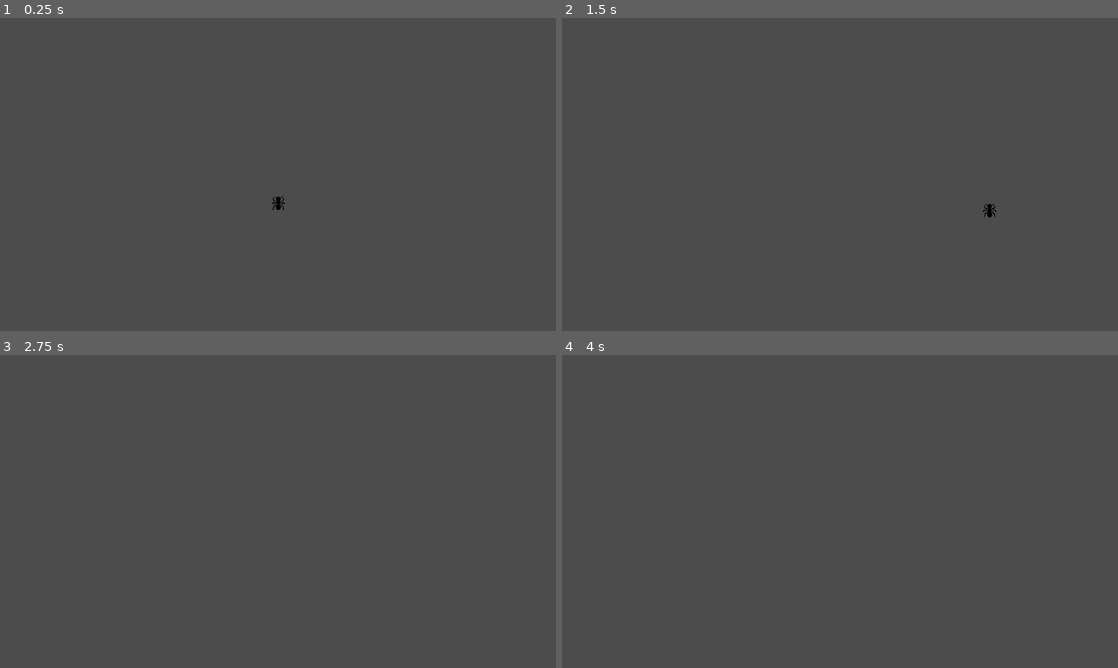
Above: before the commit, frames 1-4 (two rows, left to right).
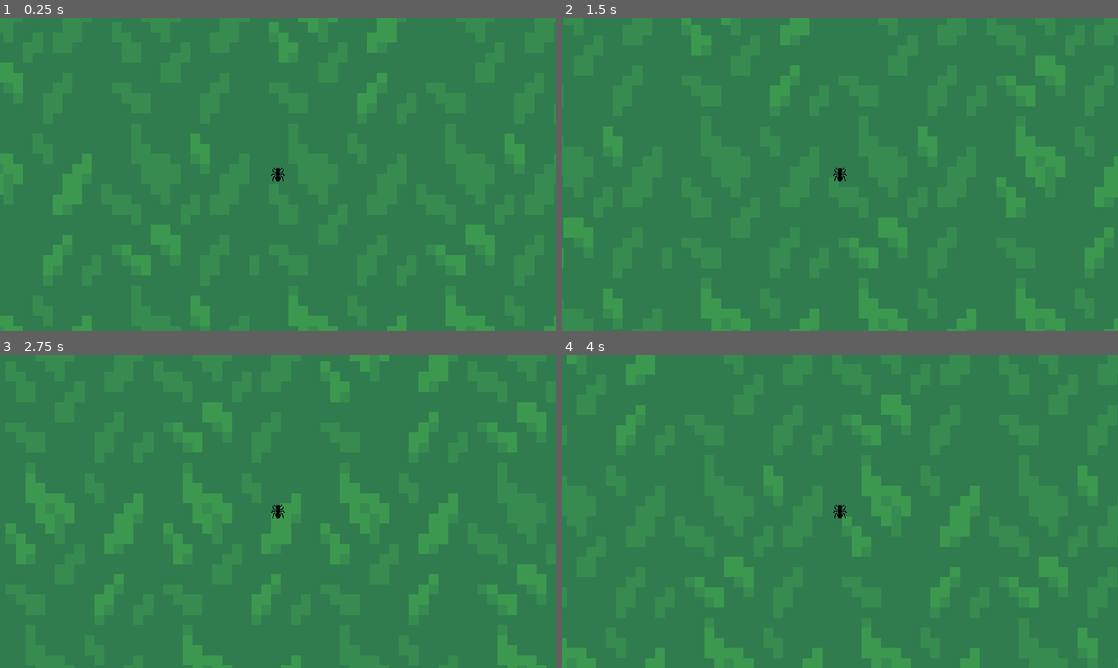
Above: after the commit, the same moments.

Repository: nwallenfang/cordyception
Game: Godot game, scene res://World/World.tscn
The game is run twice, just before and just after one commit, with the same random seed, the same clock (stepped at 60 frames per second) and the same inputs. Before the commit the project has no main scene; this scene is started directly in both runs.
Inputs:
- Up to frame 1 (0.25 s): no input
- Up to frame 2 (1.5 s): tap Enter at 0.5 s; hold D (move_right) 0.53-1.28 s; hold S (move_down) from 1.28 s (still down)
- Up to frame 3 (2.75 s): release S (move_down) at 2.03 s; hold D (move_right) from 2.03 s (still down)
- Up to frame 4 (4 s): release D (move_right) at 2.78 s; hold W (move_up) 2.78-3.53 s; hold A (move_left) from 3.53 s (still down)

The runs differ from the first frame. In frame 1, 100% of the frame differs, in the area x 0-100%, y 0-100%; in frame 2, 100%; in frame 3, 100%; in frame 4, 100%.

Commit message:
add lv1 with collision boundaries

Diff:
--- a/Levels/Level1.tscn
+++ b/Levels/Level1.tscn
@@ -1,8 +1,19 @@
 [gd_scene load_steps=2 format=2]
 
-[ext_resource path="res://Player/TopDownPlayer.tscn" type="PackedScene" id=1]
+[ext_resource path="res://World/background_placeholder.png" type="Texture" id=1]
 
 [node name="Level1" type="Node2D"]
+position = Vector2( 598.641, 354.096 )
 
-[node name="Player" parent="." instance=ExtResource( 1 )]
-position = Vector2( 641, 426 )
+[node name="Background" type="Sprite" parent="."]
+position = Vector2( 283.894, 476.07 )
+scale = Vector2( 22.6267, 23.3061 )
+texture = ExtResource( 1 )
+region_enabled = true
+region_rect = Rect2( 0, 0, 250, 200 )
+
+[node name="LevelBoundary" type="StaticBody2D" parent="."]
+collision_mask = 3
+
+[node name="CollisionPolygon2D" type="CollisionPolygon2D" parent="LevelBoundary"]
+polygon = PoolVector2Array( -1680.99, -1593.16, -2406.17, -676.195, -2430.15, 2362.37, -68.8135, 2386.34, 2496.29, 2434.29, 2957.77, 2452.27, 2927.8, 702.248, 2849.89, -1245.55, 1753.13, -1677.06, 506.536, -1695.04, -1309.41, -1653.09, -56.8271, -1946.76, 1884.98, -1940.77, 3041.67, -1413.36, 3167.53, 714.234, 3113.59, 2554.16, 1267.68, 2674.02, -1938.7, 2644.05, -2807.72, 2536.18, -2801.73, 1073.83, -2897.62, -820.032, -1830.82, -1868.85, -1321.4, -1683.06 )
--- a/Player/2DPlayer.tscn
+++ b/Player/2DPlayer.tscn
@@ -3,4 +3,5 @@
 [ext_resource path="res://Player/2DPlayer.gd" type="Script" id=1]
 
 [node name="KinematicBody2D" type="KinematicBody2D"]
+collision_layer = 2
 script = ExtResource( 1 )
--- a/Player/TopDownPlayer.tscn
+++ b/Player/TopDownPlayer.tscn
@@ -4,10 +4,12 @@
 [ext_resource path="res://Player/player_ant_placeholder.png" type="Texture" id=2]
 
 [sub_resource type="CapsuleShape2D" id=1]
-radius = 7.15208
-height = 13.6958
+radius = 32.0
+height = 16.0
 
 [node name="Player" type="KinematicBody2D"]
+collision_layer = 2
+collision_mask = 17
 script = ExtResource( 1 )
 SPEED = 490
 ACCELERATION = 1100
--- a/World/World.tscn
+++ b/World/World.tscn
@@ -1,7 +1,18 @@
-[gd_scene load_steps=2 format=2]
+[gd_scene load_steps=3 format=2]
 
 [ext_resource path="res://Levels/Level1.tscn" type="PackedScene" id=1]
+[ext_resource path="res://Player/TopDownPlayer.tscn" type="PackedScene" id=2]
 
 [node name="World" type="Node2D"]
 
-[node name="Node2D" parent="." instance=ExtResource( 1 )]
+[node name="Level1" parent="." instance=ExtResource( 1 )]
+
+[node name="Player" parent="Level1" instance=ExtResource( 2 )]
+position = Vector2( 56, 104 )
+
+[node name="RemoteTransform2D" type="RemoteTransform2D" parent="Level1/Player"]
+remote_path = NodePath("../../../Camera2D")
+
+[node name="Camera2D" type="Camera2D" parent="."]
+position = Vector2( 654.641, 458.096 )
+current = true
--- a/project.godot
+++ b/project.godot
@@ -21,6 +21,7 @@
 [application]
 
 config/name="Ant game"
+run/main_scene="res://World/World.tscn"
 config/icon="res://Player/player_ant_placeholder.png"
 
 [display]
@@ -76,6 +77,15 @@
  ]
 }
 
+[layer_names]
+
+2d_physics/layer_1="World"
+2d_physics/layer_2="Player"
+2d_physics/layer_3="PlayerHurtbox"
+2d_physics/layer_4="EnemyHurtbox"
+2d_physics/layer_5="Enemy"
+2d_physics/layer_6="SoftCollisions"
+
 [physics]
 
 common/enable_pause_aware_picking=true
Binary file added: World/background_placeholder.png
Not shown, added: World/background_placeholder.png.import
